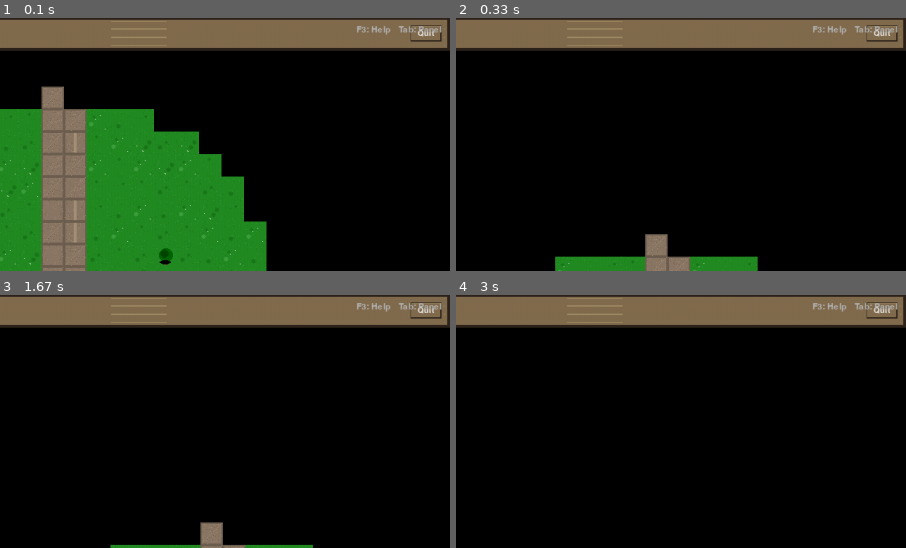
Above: before the commit, frames 1-4 (two rows, left to right).
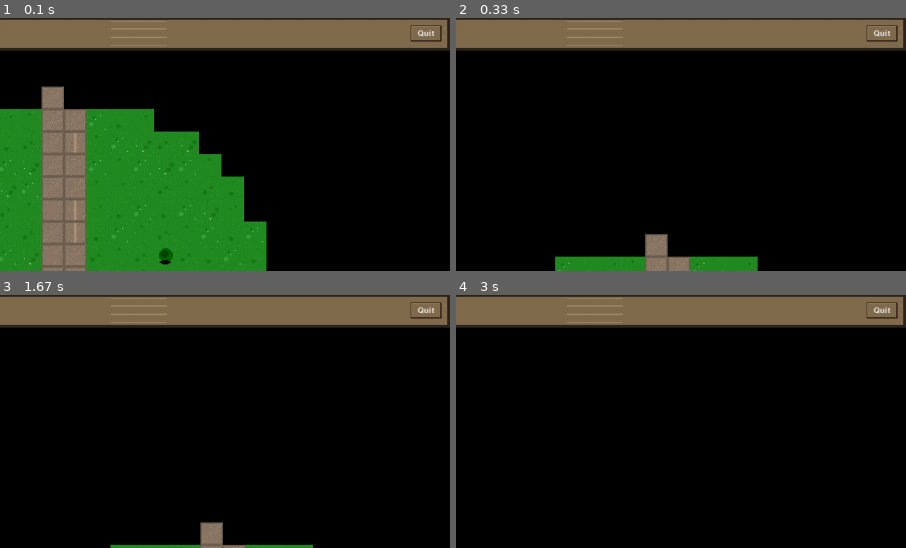
Above: after the commit, the same moments.

Repository: jaimiemontague/Kingdom
Game: pygame game, started from main.py
The game is run twice, just before and just after one commit, with the same random seed, the same clock (stepped at 60 frames per second) and the same inputs.
Inputs:
- Up to frame 1 (0.1 s): no input
- Up to frame 2 (0.33 s): no input
- Up to frame 3 (1.67 s): tap one key every 0.33 s from 0.33 s: Space 1 Y Space
- Up to frame 4 (3 s): tap one key every 0.33 s from 1.67 s: 6 G 1 8
The pictures show only the part of the screen within x 50-100%, y 0-50%; the shares and areas given below are measured in that part.

The runs differ from the first frame. In frame 1, 0.2% of the frame differs, in the area x 79-99%, y 3-7%; in frame 2, 0.2%; in frame 3, 0.2%; in frame 4, 0.2%.

Commit message:
v1.2.9 - UI-v2 Update

Diff:
--- a/config.py
+++ b/config.py
@@ -11,8 +11,8 @@
 WINDOW_WIDTH = 1920
 WINDOW_HEIGHT = 1080
 FPS = 60
-PROTOTYPE_VERSION = "1.2.8"
-GAME_TITLE = f"Kingdom Sim (Prototype v{PROTOTYPE_VERSION}) — The Audio Update"
+PROTOTYPE_VERSION = "1.2.9"
+GAME_TITLE = f"Kingdom Sim (Prototype v{PROTOTYPE_VERSION}) — UI-v2 Update"
 
 # Display behavior (Build A): borderless default, with safe fallback to display resolution if smaller.
 # Note: pygame flags are applied in `game/engine.py` where we can query display size.
--- a/game/engine.py
+++ b/game/engine.py
@@ -2,8 +2,6 @@
 Main game engine - handles the game loop, input, and coordination.
 """
 import time
-import json
-from pathlib import Path
 import os
 import pygame
 from config import (
@@ -46,59 +44,12 @@
 from game.sim.determinism import set_sim_seed
 from game.sim.timebase import set_sim_now_ms
 
-# Debug logging (WK7-BUG-008)
-def _debug_log(payload: dict):
-    # Write to repo-root .cursor/debug.log (plus legacy fallback paths).
-    repo_root = Path(__file__).resolve().parents[2]
-    primary_path = repo_root / ".cursor" / "debug.log"
-    paths = [
-        str(primary_path),
-        r"c:\Users\Jaimie Montague\OneDrive\Documents\Kingdom\.cursor\debug.log",
-        r".cursor\debug.log",
-    ]
-    for path in paths:
-        try:
-            Path(path).parent.mkdir(parents=True, exist_ok=True)
-            with open(path, "a", encoding="utf-8") as f:
-                f.write(json.dumps(payload) + "\n")
-        except Exception:
-            continue
-
-# #region agent log
-_debug_log({
-    "sessionId": "debug-session",
-    "runId": "pre-fix",
-    "hypothesisId": "H0",
-    "location": "game/engine.py:module_import",
-    "message": "engine module imported",
-    "data": {},
-    "timestamp": int(time.time() * 1000)
-})
-# #endregion
-
-
-
 class GameEngine:
     """Main game engine class."""
 
     def __init__(self, early_nudge_mode: str | None = None):
         pygame.init()
         pygame.font.init()
-        # #region agent log
-        _debug_log({
-            "sessionId": "debug-session",
-            "runId": "pre-fix",
-            "hypothesisId": "H4",
-            "location": "game/engine.py:__init__entry",
-            "message": "GameEngine.__init__ entry",
-            "data": {
-                "has_zoom": hasattr(self, "zoom"),
-                "has_camera_x": hasattr(self, "camera_x"),
-                "has_camera_y": hasattr(self, "camera_y")
-            },
-            "timestamp": int(time.time() * 1000)
-        })
-        # #endregion
 
         # Determinism knobs (future multiplayer enablement).
         # Seed early so world gen + initial lairs are reproducible when enabled.
@@ -122,6 +73,9 @@
         self.display_mode = initial_mode  # "fullscreen" | "borderless" | "windowed"
         # WK7 Mid-Sprint: make windowed obviously windowed by default
         self.window_size = (1280, 720)  # Saved size for windowed mode
+        # Defer display mode changes to the main loop to avoid SDL re-entrancy during event handling
+        # (fixes intermittent Windows crash inside pygame.event.get after mode switches).
+        self._pending_display_settings: tuple[str, tuple[int, int] | None] | None = None
 
         # Borderless drag state (WK7)
         self._borderless_drag_active = False
@@ -133,38 +87,8 @@
         self.camera_y = 0
         self.zoom = 1.0
         self.default_zoom = 1.0
-        # #region agent log
-        _debug_log({
-            "sessionId": "debug-session",
-            "runId": "pre-fix",
-            "hypothesisId": "H2",
-            "location": "game/engine.py:camera_init",
-            "message": "Camera initialized",
-            "data": {
-                "camera_x": self.camera_x,
-                "camera_y": self.camera_y,
-                "zoom": self.zoom
-            },
-            "timestamp": int(time.time() * 1000)
-        })
-        # #endregion
 
         # Apply initial display settings
-        # #region agent log
-        _debug_log({
-            "sessionId": "debug-session",
-            "runId": "pre-fix",
-            "hypothesisId": "H1",
-            "location": "game/engine.py:apply_display_settings_call",
-            "message": "Before initial apply_display_settings in __init__",
-            "data": {
-                "has_zoom": hasattr(self, "zoom"),
-                "display_mode": getattr(self, "display_mode", None),
-                "window_size": getattr(self, "window_size", None)
-            },
-            "timestamp": int(time.time() * 1000)
-        })
-        # #endregion
         self.apply_display_settings(self.display_mode, self.window_size)
         self.clock = pygame.time.Clock()
         self.running = True
@@ -345,7 +269,18 @@
 
     def handle_events(self):
         """Process input events."""
-        for event in pygame.event.get():
+        # WK7 display-mode crash mitigation:
+        # On some Windows/SDL builds, the first event poll immediately after a set_mode() can
+        # intermittently crash inside SDL_PumpEvents (no Python exception). Avoid calling
+        # any event APIs for a couple frames after a mode switch.
+        skip_frames = int(getattr(self, "_skip_event_processing_frames", 0) or 0)
+        if skip_frames > 0:
+            self._skip_event_processing_frames = skip_frames - 1
+            return
+
+        events = pygame.event.get()
+
+        for event in events:
             if event.type == pygame.QUIT:
                 self.running = False
 
@@ -375,6 +310,10 @@
                     self.zoom_by(ZOOM_STEP)
                 elif event.y < 0:
                     self.zoom_by(1.0 / ZOOM_STEP)
+
+    def request_display_settings(self, display_mode: str, window_size: tuple[int, int] | None = None):
+        """Queue a display mode change to be applied at a safe point (between frames)."""
+        self._pending_display_settings = (str(display_mode), window_size)
 
     def select_building_for_placement(self, building_type: str) -> bool:
         """
@@ -665,9 +604,11 @@
                     new_x = event.pos[0] + self._borderless_drag_window_offset[0]
                     new_y = event.pos[1] + self._borderless_drag_window_offset[1]
                     sdl_window.position = (new_x, new_y)
-            except (ImportError, AttributeError):
+            except (ImportError, AttributeError) as e:
                 # pygame._sdl2 not available: already degraded
                 pass
+            except Exception as e:
+                raise
 
         if self.building_menu.selected_building:
             self.building_menu.update_preview(
@@ -1399,26 +1340,17 @@
 
         This is UI-only and does not affect simulation determinism.
         """
-        # #region agent log
-        _debug_log({
-            "sessionId": "debug-session",
-            "runId": "pre-fix",
-            "hypothesisId": "H1",
-            "location": "game/engine.py:apply_display_settings_entry",
-            "message": "apply_display_settings entry",
-            "data": {
-                "display_mode": display_mode,
-                "window_size_arg": window_size,
-                "has_zoom": hasattr(self, "zoom"),
-                "zoom": getattr(self, "zoom", None)
-            },
-            "timestamp": int(time.time() * 1000)
-        })
-        # #endregion
         # Update state
         self.display_mode = str(display_mode)
         if window_size is not None:
             self.window_size = (int(window_size[0]), int(window_size[1]))
+
+        # Skip event processing for a few frames after mode switches to avoid
+        # rare SDL crash inside pygame.event.get() on Windows.
+        try:
+            self._skip_event_processing_frames = 10
+        except Exception:
+            pass
 
         # Check for headless/dummy driver (safe fallback)
         # NOTE: Even with SDL_VIDEODRIVER=dummy, pygame.display.set_mode can return a Surface.
@@ -1478,6 +1410,7 @@
             # Unknown mode: default to windowed
             flags |= pygame.RESIZABLE
 
+
         # Apply display mode
         self.window_width = int(desired_w)
         self.window_height = int(desired_h)
@@ -1486,17 +1419,18 @@
         self.window_width = int(self.screen.get_width())
         self.window_height = int(self.screen.get_height())
         pygame.display.set_caption(GAME_TITLE)
-        # Best-effort: center the window once when switching to windowed
-        if display_mode == "windowed":
-            try:
-                from pygame import _sdl2 as sdl2
-                sdl_window = sdl2.Window.from_display_module()
-                if sdl_window:
-                    center_x = max(0, int((disp_w - self.window_width) // 2))
-                    center_y = max(0, int((disp_h - self.window_height) // 2))
-                    sdl_window.position = (center_x, center_y)
-            except (ImportError, AttributeError):
-                pass
+        # WK7-CRASH-DEBUG: SDL2 window centering disabled to isolate crash cause.
+        # The SDL_VIDEO_CENTERED env var (set above) should handle centering instead.
+        # if display_mode == "windowed":
+        #     try:
+        #         from pygame import _sdl2 as sdl2
+        #         sdl_window = sdl2.Window.from_display_module()
+        #         if sdl_window:
+        #             center_x = max(0, int((disp_w - self.window_width) // 2))
+        #             center_y = max(0, int((disp_h - self.window_height) // 2))
+        #             sdl_window.position = (center_x, center_y)
+        #     except Exception:
+        #         pass
 
         # Recreate cached surfaces sized to window
         self._scaled_surface = pygame.Surface((self.window_width, self.window_height))
@@ -1511,33 +1445,41 @@
             self.hud.screen_width = self.window_width
             self.hud.screen_height = self.window_height
             if hasattr(self.hud, "on_resize"):
-                self.hud.on_resize(self.window_width, self.window_height)
+                try:
+                    self.hud.on_resize(self.window_width, self.window_height)
+                except Exception:
+                    pass
         # Resize modal panels if they expose on_resize (WK7 mid-sprint hitbox fix)
         if hasattr(self, "pause_menu") and hasattr(self.pause_menu, "on_resize"):
-            self.pause_menu.on_resize(self.window_width, self.window_height)
+            try:
+                self.pause_menu.on_resize(self.window_width, self.window_height)
+            except Exception:
+                pass
         if hasattr(self, "build_catalog_panel") and hasattr(self.build_catalog_panel, "on_resize"):
-            self.build_catalog_panel.on_resize(self.window_width, self.window_height)
+            try:
+                self.build_catalog_panel.on_resize(self.window_width, self.window_height)
+            except Exception:
+                pass
         if hasattr(self, "building_list_panel") and hasattr(self.building_list_panel, "on_resize"):
-            self.building_list_panel.on_resize(self.window_width, self.window_height)
+            try:
+                self.building_list_panel.on_resize(self.window_width, self.window_height)
+            except Exception:
+                pass
         # Clamp camera to new view bounds after mode change
         if hasattr(self, "clamp_camera"):
-            # #region agent log
-            _debug_log({
-                "sessionId": "debug-session",
-                "runId": "pre-fix",
-                "hypothesisId": "H3",
-                "location": "game/engine.py:apply_display_settings_before_clamp",
-                "message": "Before clamp_camera in apply_display_settings",
-                "data": {
-                    "window_width": self.window_width,
-                    "window_height": self.window_height,
-                    "has_zoom": hasattr(self, "zoom"),
-                    "zoom": getattr(self, "zoom", None)
-                },
-                "timestamp": int(time.time() * 1000)
-            })
-            # #endregion
-            self.clamp_camera()
+            try:
+                self.clamp_camera()
+            except Exception:
+                pass
+
+        # After a mode switch on some Windows/SDL builds, the *first* event poll can crash in SDL.
+        # Best-effort mitigation: pump once + clear the queue now (outside the main event loop).
+        # If this itself crashes, the last marker will be pre_event_pump, which is actionable.
+        try:
+            pygame.event.pump()
+            pygame.event.clear()
+        except Exception as e:
+            pass
 
     def screen_to_world(self, screen_x: float, screen_y: float) -> tuple[float, float]:
         """Convert screen-space pixels to world-space pixels, accounting for zoom."""
@@ -1546,22 +1488,6 @@
 
     def clamp_camera(self):
         """Clamp camera to world bounds given current zoom."""
-        # #region agent log
-        _debug_log({
-            "sessionId": "debug-session",
-            "runId": "pre-fix",
-            "hypothesisId": "H3",
-            "location": "game/engine.py:clamp_camera_entry",
-            "message": "clamp_camera entry",
-            "data": {
-                "has_zoom": hasattr(self, "zoom"),
-                "zoom": getattr(self, "zoom", None),
-                "camera_x": getattr(self, "camera_x", None),
-                "camera_y": getattr(self, "camera_y", None)
-            },
-            "timestamp": int(time.time() * 1000)
-        })
-        # #endregion
         win_w = int(getattr(self, "window_width", self.screen.get_width()))
         win_h = int(getattr(self, "window_height", self.screen.get_height()))
         view_w = max(1, int(win_w / (self.zoom if self.zoom else 1.0)))
@@ -1775,8 +1701,11 @@
             # Pixel art: nearest-neighbor scaling (no blur).
             win_w = int(getattr(self, "window_width", self.screen.get_width()))
             win_h = int(getattr(self, "window_height", self.screen.get_height()))
-            pygame.transform.scale(view_surface, (win_w, win_h), self._scaled_surface)
-            self.screen.blit(self._scaled_surface, (0, 0))
+            try:
+                pygame.transform.scale(view_surface, (win_w, win_h), self._scaled_surface)
+                self.screen.blit(self._scaled_surface, (0, 0))
+            except Exception as e:
+                raise
 
         # Render HUD
         if not bool(getattr(self, "screenshot_hide_ui", False)):
@@ -1811,7 +1740,13 @@
                 text_rect = text.get_rect(center=(win_w // 2, win_h // 2))
                 self.screen.blit(text, text_rect)
 
-        pygame.display.flip()
+        # NOTE (WK7): On some Windows setups, rapid mode switches can intermittently crash inside
+        # SDL/driver during flip(). update() has proven more robust in practice.
+        try:
+            pygame.display.update()
+        except Exception as e:
+            raise
+
 
     def render_perf_overlay(self, surface: pygame.Surface):
         now_ms = pygame.time.get_ticks()
@@ -1901,20 +1836,39 @@
     def run(self):
         """Main game loop."""
         while self.running:
+            # Apply any queued display settings change at a safe point (outside event polling).
+            pending = getattr(self, "_pending_display_settings", None)
+            if pending:
+                try:
+                    dm, ws = pending
+                    self._pending_display_settings = None
+                    self.apply_display_settings(dm, ws)
+                except Exception:
+                    # If anything goes wrong, clear the pending request and continue.
+                    self._pending_display_settings = None
+
+
             if DETERMINISTIC_SIM:
                 # Keep realtime pacing, but do not use wall-clock delta for simulation.
-                self.clock.tick(FPS)
+                tick_ms = self.clock.tick(FPS)
                 dt = 1.0 / max(1, int(SIM_TICK_HZ))
             else:
-                dt = self.clock.tick(FPS) / 1000.0  # Delta time in seconds
+                tick_ms = self.clock.tick(FPS)
+                dt = tick_ms / 1000.0  # Delta time in seconds
+
 
             t0 = time.perf_counter()
             self.handle_events()
             t1 = time.perf_counter()
+
+
             self.update(dt)
             t2 = time.perf_counter()
+
+
             self.render()
             t3 = time.perf_counter()
+
 
             # Perf timings (EMA). Diagnostic only: must not affect simulation state.
             if self.show_perf:
--- a/game/ui/hud.py
+++ b/game/ui/hud.py
@@ -406,19 +406,9 @@
         if self._placing_surf is not None:
             surface.blit(self._placing_surf, (int(self.theme.margin), bottom.y - self._placing_surf.get_height() - 2))
 
-        # Help/controls overlay (toggle via F3) + panel hint
+        # Help/controls overlay (toggle via F3)
         if self.show_help:
             self._render_help(surface, origin=(self.screen_width - 310, 5))
-        hint_x = self.screen_width - 12
-        if not self.right_panel_visible:
-            panel_hint = self._panel_hint_cache
-            hint_x -= panel_hint.get_width()
-            surface.blit(panel_hint, (hint_x, 12))
-            hint_x -= 12
-        if not self.show_help:
-            help_hint = self._help_hint_cache
-            hint_x -= help_hint.get_width()
-            surface.blit(help_hint, (hint_x, 12))
 
         # Early, non-spammy bounty hint (addresses WK1-BUG-002 discoverability).
         # Show until the player places their first bounty, and only for the first ~90s.
--- a/game/ui/pause_menu.py
+++ b/game/ui/pause_menu.py
@@ -189,11 +189,15 @@
             radio_w = panel_rect.width - 160
             selected = self.graphics_radio.hit_test(pos, radio_x, radio_y, radio_w)
             if selected and self.engine:
-                # WK7: Apply display mode change immediately
+                # WK7: Queue display mode change (apply between frames to avoid SDL re-entrancy crash)
                 self.graphics_radio.selected_value = selected
                 game_state = self.engine.get_game_state()
                 window_size = game_state.get("window_size", None)
-                self.engine.apply_display_settings(selected, window_size)
+                if hasattr(self.engine, "request_display_settings"):
+                    self.engine.request_display_settings(selected, window_size)
+                else:
+                    # Fallback for older engines (should not happen): apply immediately.
+                    self.engine.apply_display_settings(selected, window_size)
                 return f"graphics_select_{selected}"
 
         elif self.current_page == "audio":
Not shown, changed: .cursor/plans/agent_logs/agent_01_ExecutiveProducer_PM.json
Not shown, changed: .cursor/plans/agent_logs/agent_03_TechnicalDirector_Architecture.json
Not shown, changed: .cursor/plans/agent_logs/agent_08_UX_UI_Director.json
Not shown, changed: .cursor/plans/agent_logs/agent_11_QA_TestEngineering_Lead.json
Not shown, changed: CHANGELOG.md
